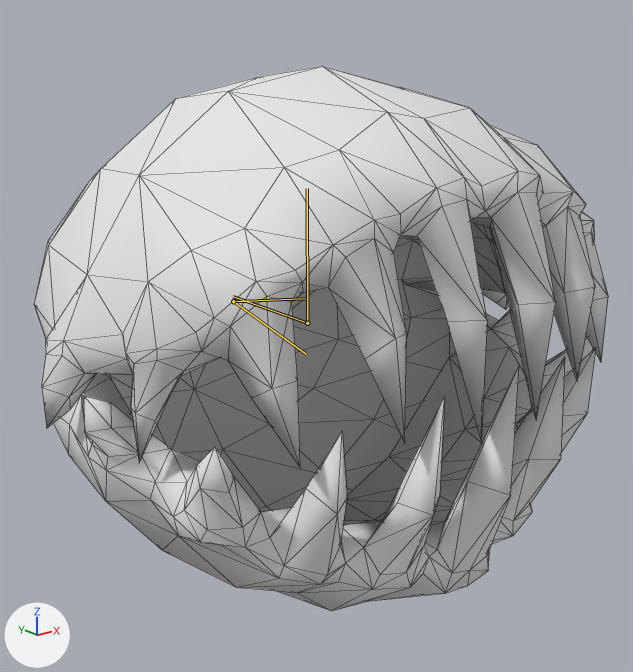
A saved change to the glTF model Project/area/1 sand oasis/boss/data/model/FlyingEye.gltf.
The view is the same before and after, from a 50 mm camera at (-4.27, -5.46, 2.06) aimed at (0.06, -0.04, -0.11). The axes (+X, +Y, +Z) are drawn at lower left. The lights are the same throughout. Both versions are drawn at frame 5 of the action 'bite-loop'; the numbers are the values there. The bones that bend it are drawn over the model as lines. Mesh edges are drawn as thin lines.

The first picture shows 'FlyingEyeMesh'.
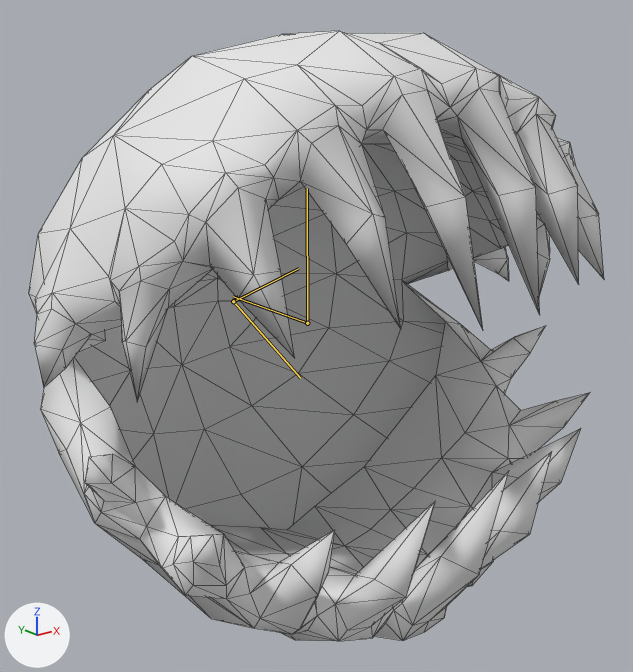
Changed parts and their boxes (x1, y1, x2, y2) in the pictures (633 x 672 px):
'FlyingEyeMesh', posed (12% taller): before (35, 66, 608, 611); after (29, 31, 604, 641)
bone 'jaw_top', root to tip: before (233, 301) to (305, 298); after (233, 301) to (298, 268)
bone 'jaw_bottom', root to tip: before (233, 301) to (306, 354); after (233, 301) to (300, 378)

Edits to the bpy script that builds the scene:
```text
Change bone_jaw_top:
    where bone_jaw_top = bpy.data.objects['FlyingEyeRoot'].pose.bones['jaw_top']  # child of 'root'
    bone_jaw_top.rotation_quaternion: (0.999, 0.046, 0.0, 0.0) -> (0.997, -0.066, 0.0, 0.0)  # degrees (5, 0, 0) -> degrees (-8, 0, 0)
Change bone_jaw_bottom:
    where bone_jaw_bottom = bpy.data.objects['FlyingEyeRoot'].pose.bones['jaw_bottom']  # child of 'root'
    bone_jaw_bottom.rotation_quaternion: (0.999, -0.046, 0.0, 0.0) -> (0.997, 0.066, 0.0, 0.0)  # degrees (-5, 0, 0) -> degrees (8, 0, 0)
```
